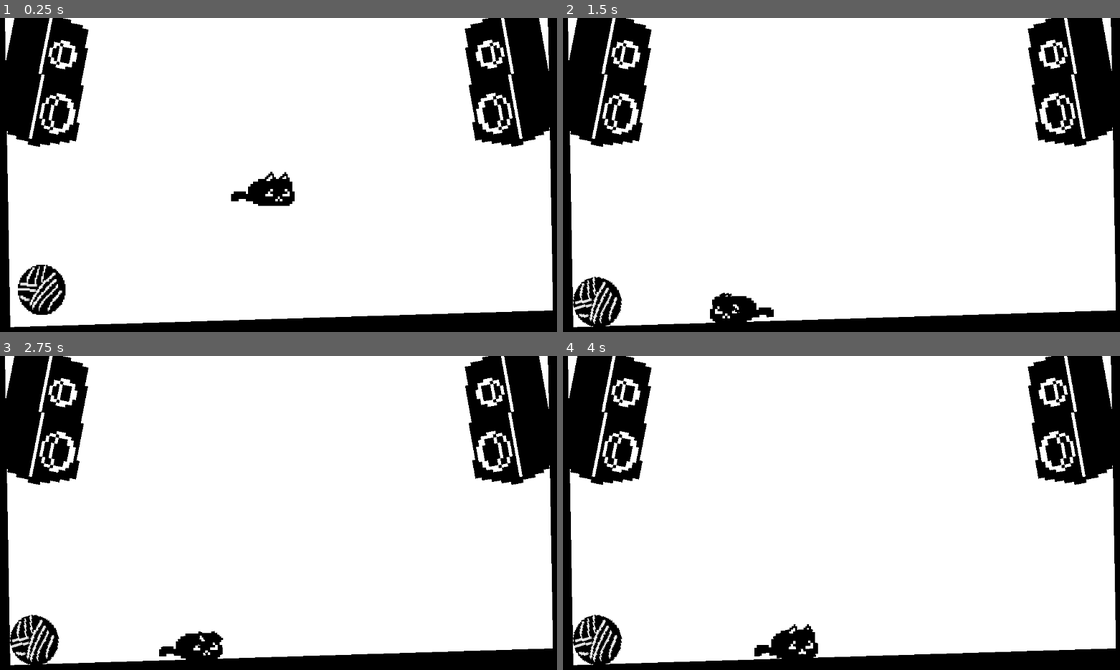
Above: before the commit, frames 1-4 (two rows, left to right).
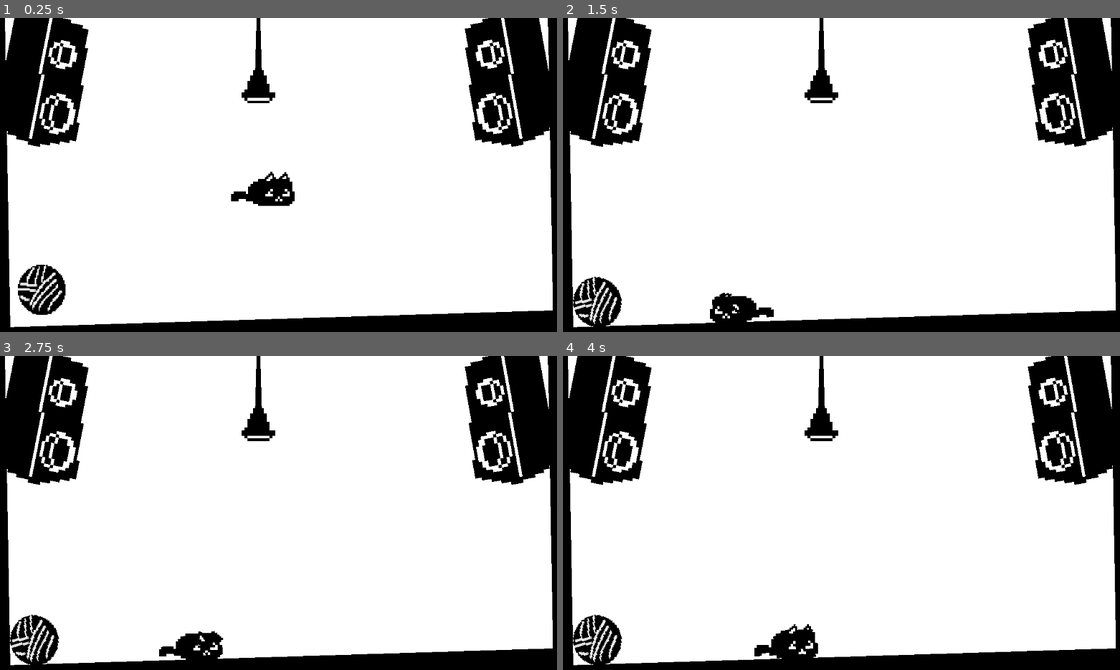
Above: after the commit, the same moments.

Repository: VeeronTen/meow
Game: Godot game, scene res://main.tscn
Same seed, same stepped clock (60 frames per second), same inputs: the game is played once before the commit and once after it. Sound files missing from this copy of the repository are replaced by a short silence.
Inputs (mouse positions are in pixels of both pictures, inside the frame that each line leads up to):
- Up to frame 1 (0.25 s): no input
- Up to frame 2 (1.5 s): drag from (835, 240) to (897, 109) at 0.52 s; drag from (724, 193) to (808, 244) at 1.27 s
- Up to frame 3 (2.75 s): tap Enter at 2 s; move the mouse to (334, 447) at 2.02 s; hold Right (ui_right) from 2.03 s (still down); click (334, 447) at 2.17 s
- Up to frame 4 (4 s): release Right (ui_right) at 2.75 s; drag from (808, 582) to (668, 469) at 2.77 s; move the mouse to (1008, 563) at 3.52 s; hold Left (ui_left) from 3.53 s (still down); click (1008, 563) at 3.67 s; tap Space (ui_select) at 3.77 s

The runs differ from the first frame. In frame 1, 0.6% of the frame differs, in the area x 43-50%, y 0-28%; in frame 2, 0.6%; in frame 3, 0.6%; in frame 4, 0.6%.

Commit message:
now it is not scary at night

Diff:
--- a/cat.gd
+++ b/cat.gd
@@ -6,17 +6,6 @@
 
 @onready var collisionOffset = $CollisionShape2D.position.x
 @onready var spriteYScale = $Pivot/Sprite2D.scale.y
-
-#- окно с птичкой, будет улетать при мягко возле нее
-#- светильник с ручкой, если дёрнуть - смена дня и ночи
-#- кликабельный телевизор, громче при приближении
-#- поставка с вторым котом, после мягкой в углу
-#оформление с лоадером
-#рефакетор всего потому что оч много всякого в котокоде
-#все расставить, мяч и тд
-#рандомные звуки по таймеру для эмбиента?
-#звуки птички
-#сраный годот спамит фейковыми изменениями (переносами строк) в *.tscn
 
 var rng = RandomNumberGenerator.new()
 
--- /dev/null
+++ b/lamp.gd
@@ -0,0 +1,61 @@
+extends Node2D
+
+signal switched
+
+@export var spring_constant: float = 100
+@export var damping_constant: float = 5
+@export var extra_distance_to_switch: float = 80
+
+@onready var original_lamp_position: Vector2 = $Lamp.position
+
+var dragging = false
+var switchedThisDrag = false
+
+func _process(delta: float) -> void:
+	queue_redraw()
+
+func _physics_process(delta: float) -> void:
+	if dragging:
+		_applyDragForce()
+		if _lampEnoughToSwitch() and not switchedThisDrag:
+			_switch()
+
+func _draw() -> void:
+	draw_line(Vector2.ZERO, $Lamp.position + Vector2(-4, 0) , Color(0, 0, 0), 7)
+	draw_line(Vector2.ZERO, $Lamp.position + Vector2(4, 0), Color(0, 0, 0), 7)
+
+func _on_lamp_input_event(viewport: Node, event: InputEvent, shape_idx: int) -> void:
+	if event is InputEventMouseButton and event.button_index == MOUSE_BUTTON_LEFT:
+		if event.is_pressed():
+			_startDragging()
+		else:
+			_stopDragging()
+
+func  _unhandled_input(event: InputEvent) -> void:
+	if event is InputEventMouseButton and event.button_index == MOUSE_BUTTON_LEFT:
+		if event.is_released():
+			_stopDragging()
+
+func _lampEnoughToSwitch() -> bool:
+	var draggedDown = $Lamp.position.y - original_lamp_position.y > 0
+	var distnceFromStartEnough = $Lamp.position.distance_to(original_lamp_position) > extra_distance_to_switch
+	return draggedDown and distnceFromStartEnough
+
+func _applyDragForce():
+	var mouse_position = get_viewport().get_mouse_position()
+	var displacement_to_mouse = mouse_position - $Lamp.global_position
+	var spring_force = displacement_to_mouse * spring_constant
+	var damping_force = -$Lamp.linear_velocity * damping_constant
+	$Lamp.apply_force(spring_force + damping_force)
+
+func _startDragging():
+	dragging = true
+
+func _stopDragging():
+	dragging = false
+	switchedThisDrag = false
+
+func _switch():
+	switchedThisDrag = true
+	$SwitchSound.play()
+	switched.emit()
--- /dev/null
+++ b/lamp.tscn
@@ -0,0 +1,65 @@
+[gd_scene load_steps=8 format=3 uid="uid://dhrqc0pma24yv"]
+
+[ext_resource type="Texture2D" uid="uid://uu8je6iqts0m" path="res://art/lamp.png" id="1_bekw5"]
+[ext_resource type="Script" uid="uid://c6dukfahybhk6" path="res://lamp.gd" id="1_uno5e"]
+[ext_resource type="AudioStream" uid="uid://dbghhurol55l" path="res://sounds/lamp_switch.wav" id="3_vxcd3"]
+
+[sub_resource type="RectangleShape2D" id="RectangleShape2D_bekw5"]
+
+[sub_resource type="Gradient" id="Gradient_vxcd3"]
+interpolation_mode = 1
+offsets = PackedFloat32Array(0.327381, 0.75)
+colors = PackedColorArray(1, 1, 1, 0.552941, 0, 0, 0, 1)
+
+[sub_resource type="GradientTexture2D" id="GradientTexture2D_qfipa"]
+gradient = SubResource("Gradient_vxcd3")
+fill = 1
+fill_from = Vector2(0.505983, 0.500855)
+fill_to = Vector2(0.868376, 0.148718)
+
+[sub_resource type="OccluderPolygon2D" id="OccluderPolygon2D_vxcd3"]
+polygon = PackedVector2Array(-38, 167, -54, 167, -54, 106, 31, 106, 31, 167, 12, 167, -10, 120)
+
+[node name="Lamp" type="Node2D"]
+script = ExtResource("1_uno5e")
+
+[node name="Source" type="StaticBody2D" parent="."]
+
+[node name="Lamp" type="RigidBody2D" parent="."]
+position = Vector2(0, 147)
+input_pickable = true
+
+[node name="Sprite2D" type="Sprite2D" parent="Lamp"]
+scale = Vector2(5.6, 5.6)
+texture = ExtResource("1_bekw5")
+
+[node name="CollisionShape2D" type="CollisionShape2D" parent="Lamp"]
+scale = Vector2(3.48, 3.4)
+shape = SubResource("RectangleShape2D_bekw5")
+
+[node name="PointLight2D" type="PointLight2D" parent="Lamp"]
+position = Vector2(0, -15)
+scale = Vector2(31.84, 31.84)
+shadow_enabled = true
+texture = SubResource("GradientTexture2D_qfipa")
+
+[node name="LightOccluder2D" type="LightOccluder2D" parent="Lamp"]
+position = Vector2(10, -145)
+occluder = SubResource("OccluderPolygon2D_vxcd3")
+
+[node name="PinJoint2D" type="PinJoint2D" parent="."]
+position = Vector2(0, -1)
+node_a = NodePath("../Source")
+node_b = NodePath("../Lamp")
+softness = 2.54
+angular_limit_enabled = true
+angular_limit_lower = -0.0174533
+angular_limit_upper = 0.0174533
+
+[node name="SwitchSound" type="AudioStreamPlayer2D" parent="."]
+stream = ExtResource("3_vxcd3")
+volume_db = 1.981
+pitch_scale = 0.75
+
+[connection signal="input_event" from="Lamp" to="." method="_on_lamp_input_event"]
+[connection signal="mouse_exited" from="Lamp" to="." method="_on_lamp_mouse_exited"]
--- a/main.gd
+++ b/main.gd
@@ -1,4 +1,16 @@
 extends Node2D
+
+#1.  окно с птичкой, будет улетать при мягко возле нее
+#2.  кликабельный телевизор, громче при приближении
+#3.  поставка с вторым котом, после мягкой в углу
+#4.  оформление с лоадером
+#5.  рефакетор всего потому что оч много всякого в котокоде
+#6.  все расставить при изменении экрана, мяч и тд
+#7.  рандомные звуки по таймеру для эмбиента?
+#8.  звуки птички
+#9.  ночью спать скорее
+#10. иконка запуска
+#11. сраный годот спамит фейковыми изменениями (переносами строк) в *.tscn
 
 func _ready() -> void:
 	_positionEverething()
@@ -13,8 +25,8 @@
 	if event is InputEventMouseButton and event.is_pressed() and event.button_index == MOUSE_BUTTON_LEFT:
 		if ($ClickRayCast.clickedTo() == "Cat"):
 			$Cat.meow()
-			#todo remove
-			changeDayTime()
+		elif ($ClickRayCast.clickedTo() == "Lamp"):
+			pass
 		elif (event.position.x > $Cat.position.x):
 			$Cat.move(Vector2.RIGHT)
 		else:
@@ -44,3 +56,7 @@
 	$NightFilter.visible = changeToNight
 	$Boomboxes/BoomboxLeft.changeMusicVolume(changeToNight)
 	$Boomboxes/BoomboxRight.changeMusicVolume(changeToNight)
+
+
+func _on_lamp_switched() -> void:
+	changeDayTime()
--- a/main.tscn
+++ b/main.tscn
@@ -7,6 +7,7 @@
 [ext_resource type="PackedScene" uid="uid://d2gkmske1vsr3" path="res://boombox.tscn" id="5_lquwl"]
 [ext_resource type="PackedScene" uid="uid://t6abqyf2gbak" path="res://ball.tscn" id="6_7mycd"]
 [ext_resource type="Script" uid="uid://das7no7n78wpa" path="res://click_ray_cast.gd" id="7_272bh"]
+[ext_resource type="PackedScene" uid="uid://dhrqc0pma24yv" path="res://lamp.tscn" id="8_5vw27"]
 
 [node name="Main" type="Node2D"]
 script = ExtResource("1_0xm2m")
@@ -69,9 +70,14 @@
 visible = false
 position = Vector2(-1532, -1644)
 scale = Vector2(100, 100)
-color = Color(0.159615, 0.215821, 0.283573, 1)
+color = Color(0.106503, 0.213406, 0.351216, 1)
 
 [node name="ClickRayCast" type="RayCast2D" parent="."]
 target_position = Vector2(0, 0)
 hit_from_inside = true
 script = ExtResource("7_272bh")
+
+[node name="Lamp" parent="." instance=ExtResource("8_5vw27")]
+position = Vector2(540, -12)
+
+[connection signal="switched" from="Lamp" to="." method="_on_lamp_switched"]
Binary file added: art/lamp.png
Not shown, added: art/lamp.png.import
Not shown, added: lamp.gd.uid
Not shown: 1 places in main.tscn that only renumber resources
Not shown, added: sounds/lamp_switch.wav.import
Not shown, added: sounds/lamp_switch.wav
